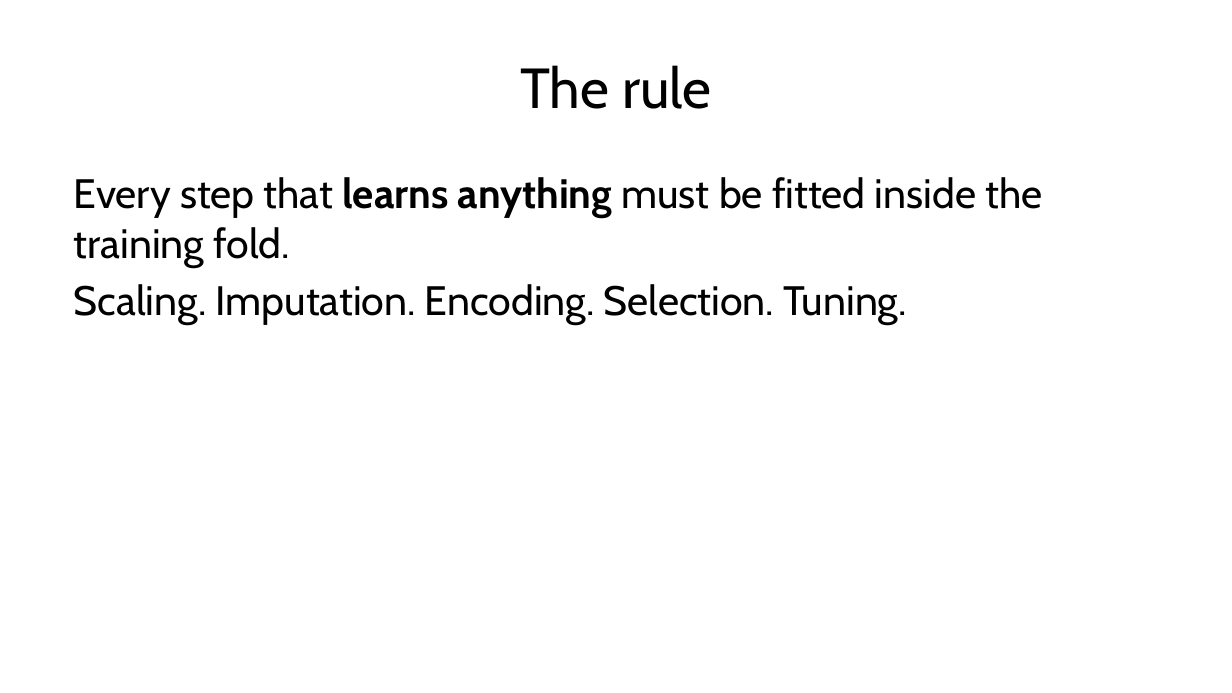
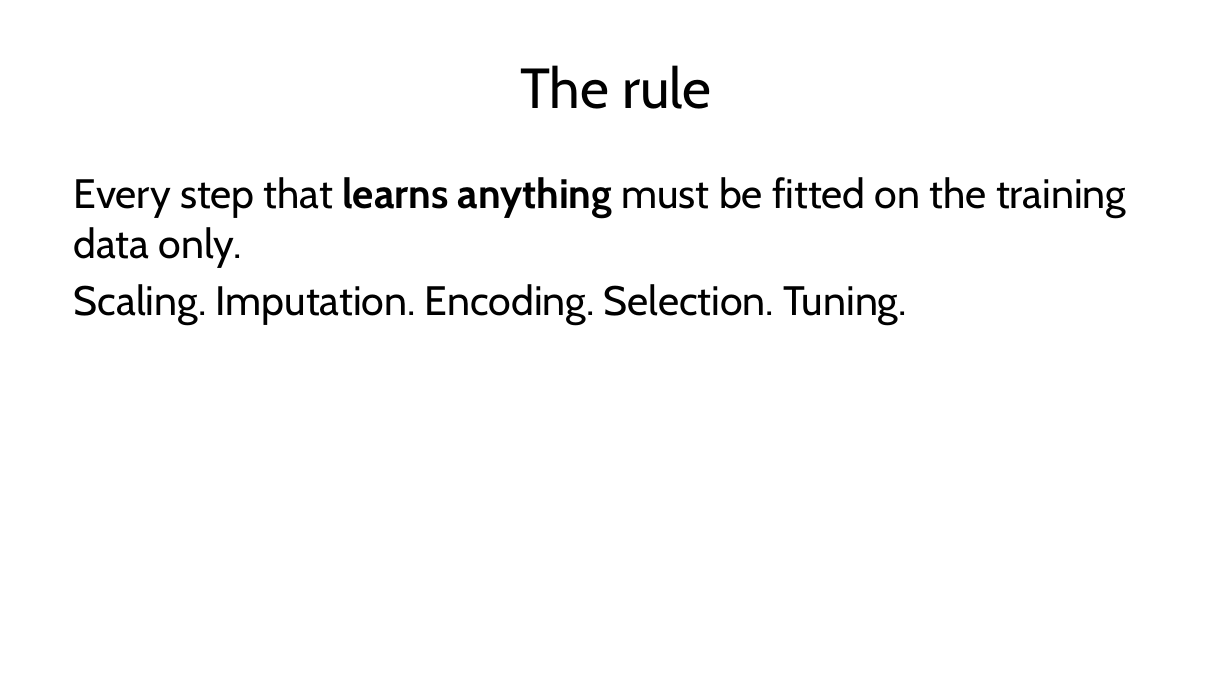
Before and after one commit to fabioantonini/technologies-for-artificial-intelligence, a slide deck: slide 62 of Lessons/01_introduction_and_workflow/Slides/introduction_and_workflow_slides.pptx (slide 59 before the commit). Drawn at 1232x693 pixels with LibreOffice and Linux fonts; fonts in the diff are those of the drawing; background and template pictures are left out. Boxes give left, top, right and bottom in pixels: in the first picture for what was removed or moved away, otherwise in the second. Text is boxed around its words. In the diff, an @@ line names an element or a change of style, - is before the commit and + after.

```diff
--- a/Lessons/01_introduction_and_workflow/Slides/introduction_and_workflow_slides.pptx
+++ b/Lessons/01_introduction_and_workflow/Slides/introduction_and_workflow_slides.pptx
@@ text at box(74, 177, 1126, 268): text changed @@
-Every step that learns anything must be fitted inside the training fold.
+Every step that learns anything must be fitted on the training data only.
```
Also in this commit, not shown: 2 other slides changed, 3 slides added, 8 other files.
